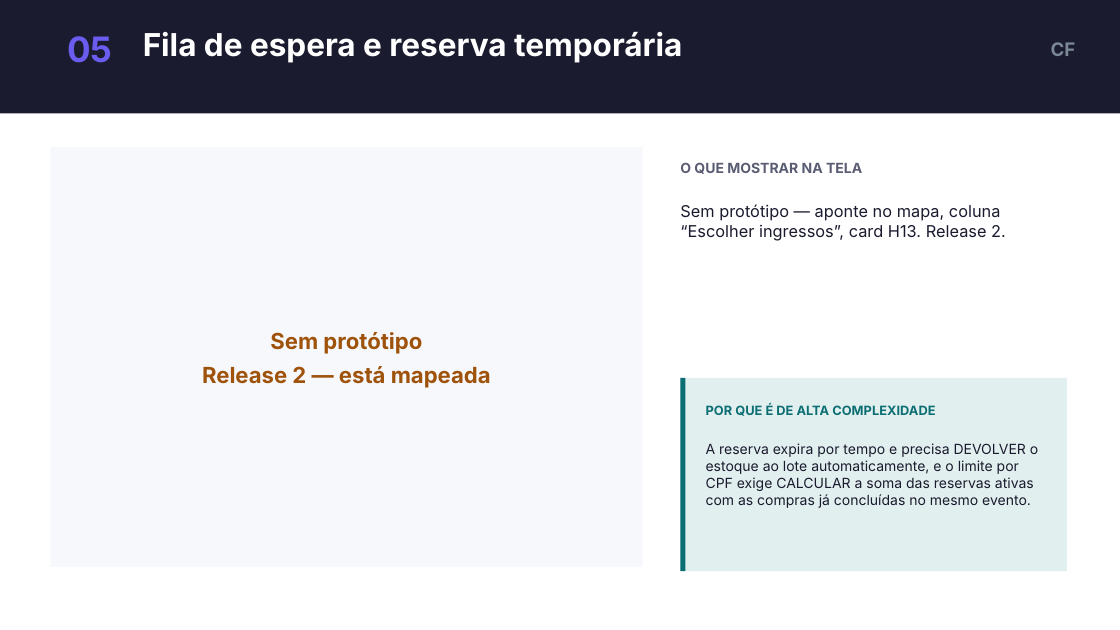
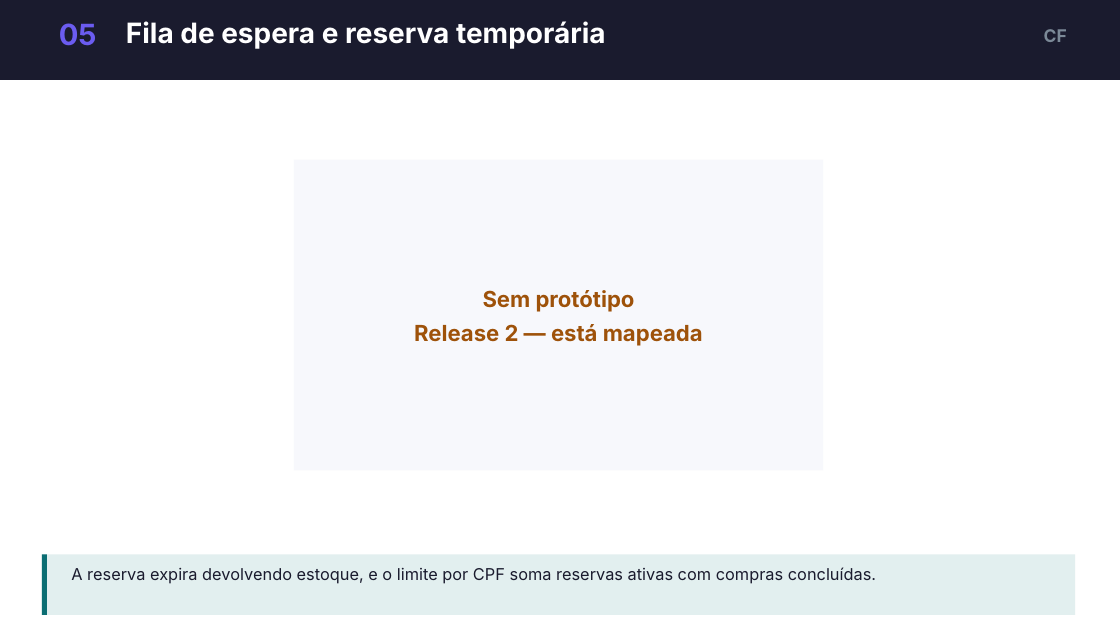
Before and after one commit to dudumalheiros/BilhetePass, a slide deck: slide 10 of docs/slides/BilhetePass-apresentacao.pptx (slide 9 before the commit). Drawn at 1120x630 pixels with LibreOffice and Linux fonts; fonts in the diff are those of the drawing. Boxes give left, top, right and bottom in pixels: in the first picture for what was removed or moved away, otherwise in the second. Text is boxed around its words. In the diff, an @@ line names an element or a change of style, - is before the commit and + after.

Commit message:
Aumenta as telas nos slides e move o detalhamento para as notas do apresentador

```diff
--- a/docs/slides/BilhetePass-apresentacao.pptx
+++ b/docs/slides/BilhetePass-apresentacao.pptx
@@ rectangle: place and size @@
-rectangle at [0, 0, 1120, 113]
+rectangle at [0, 0, 1120, 80]
@@ text "05": place and size @@
-text "05" at [67, 36, 112, 63]
+text "05" at [59, 23, 97, 46]
@@ text "05" at [59, 23, 97, 46]: size 30 to 25 pt @@
@@ text "Fila de espera e reserva ...": place and size @@
-text "Fila de espera e reserva ..." at [143, 32, 682, 63]
+text "Fila de espera e reserva ..." at [126, 21, 606, 49]
@@ text "Fila de espera e reserva ..." at [126, 21, 606, 49]: size 27 to 24 pt @@
@@ text "CF": place and size @@
-text "CF" at [1051, 42, 1076, 56]
+text "CF" at [1044, 29, 1067, 42]
@@ text "CF" at [1044, 29, 1067, 42]: size 16 to 15 pt @@
@@ rectangle: place and size @@
-rectangle at [50, 147, 643, 567]
+rectangle at [294, 160, 823, 471]
@@ text removed at [680, 162, 862, 174] @@
-O QUE MOSTRAR NA TELA
@@ text removed at [680, 204, 1006, 241] @@
-Sem protótipo — aponte no mapa, coluna “Escolher ingressos”, card H13. Release 2.
@@ text "Sem protótipo": place and size @@
-text "Sem protótipo" at [202, 332, 491, 388]
+text "Sem protótipo" at [414, 290, 703, 346]
@@ rectangle removed at [681, 378, 1067, 571] @@
@@ rectangle removed at [681, 378, 686, 571] @@
@@ text removed at [706, 405, 935, 416] @@
-POR QUE É DE ALTA COMPLEXIDADE
@@ rectangle added at [42, 555, 1075, 615], fill #E2EFEF @@
@@ rectangle added at [42, 555, 47, 615], fill #0B6E73 @@
@@ text at [71, 567, 876, 584]: text changed; size 12 to 14 pt @@
-A reserva expira por tempo e precisa DEVOLVER o estoque ao lote automaticamente, e o limite por CPF exige CALCULAR a soma das reservas ativas com as compras já concluídas no mesmo evento.
+A reserva expira devolvendo estoque, e o limite por CPF soma reservas ativas com compras concluídas.
```
Also in this commit, not shown: 3 other slides changed, 7 slides added, 6 slides removed.
